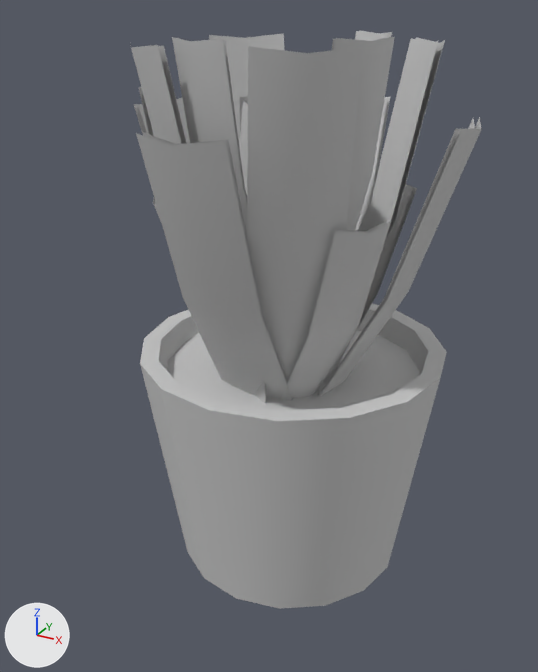
One commit to the FBX model Assets/@Hikka/CustomMeshes/plant/plant.fbx: the scene before it, then after it.
Camera for both pictures: a 50 mm lens placed at (1.42, -2.65, 2.39), pointed at (0.0, -0.07, 1.1). Lighting does not change. The marker at lower left points along +X, +Y and +Z. Where no turn or scale is listed for an object, it has been applied to the vertices.

The scene before the commit, as lines of its bpy script (objects in view):
```python
mat_plant = principled_material('plant')
mat_plant.base_color = (0.588, 0.588, 0.588)  # light grey #cacaca
mat_plant.roughness = 0.859
me_mesh = bpy.data.meshes.new('Mesh')
me_mesh.from_pydata(...)  # 64 vertices, 63 faces; spans x -0.612..0.73, y -0.63..0.712, z 0.003..1.031
me_mesh.materials.append(mat_plant)  # light grey #cacaca
me_mesh_001 = bpy.data.meshes.new('Mesh.001')
me_mesh_001.from_pydata(...)  # 396 vertices, 176 faces; spans x -0.65..0.78, y -0.75..0.73, z 0.72..2.31
me_mesh_001.materials.append(mat_plant)  # light grey #cacaca
ob_leaves = bpy.data.objects.new('leaves', me_mesh_001)
ob_leaves.location = (0.0, 0.0, 0.0)
ob_pot = bpy.data.objects.new('pot', me_mesh)
ob_pot.location = (0.0, 0.0, 0.0)
```
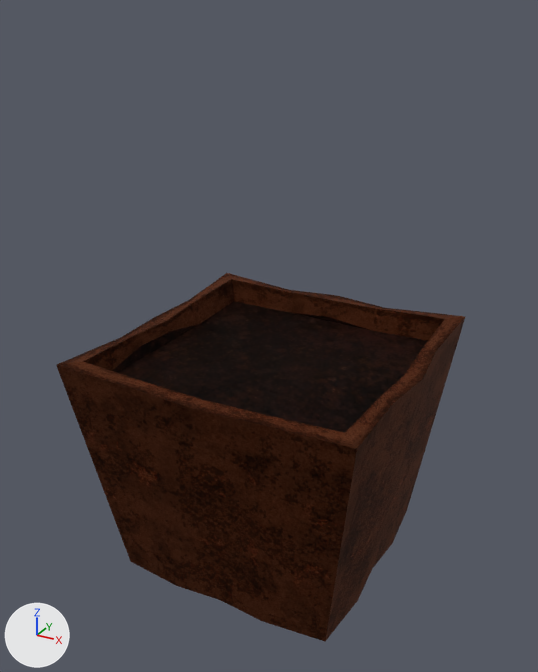
Location of each change, [x1, y1, x2, y2] in pixels of the pictures (538 x 672 px):
'pot', surface changed, reshaped (grey to brown, 33% wider, 20% taller): before [140, 303, 447, 609]; after [56, 273, 465, 641]
'leaves', deleted: before [130, 30, 482, 403]

What changed in the scene script:
```text
Add img_plant_plant_albedotransparency_png:
    img_plant_plant_albedotransparency_png = load_image('plant_plant_AlbedoTransparency.png', 'Textures/plant_plant_AlbedoTransparency.png', 1024, 1024, 'sRGB')
Change mat_plant:
    remove mat_plant.base_color = (0.588, 0.588, 0.588)  # light grey #cacaca
    add mat_plant.texture = img_plant_plant_albedotransparency_png  # with its transparency
    mat_plant.metallic: 0.0 -> 1.0
Change me_mesh:
    used by ob_pot; location = (0.0, 0.0, 0.0)
    remove me_mesh.from_pydata(...)  # 64 vertices, 63 faces; spans x -0.612..0.73, y -0.63..0.712, z 0.003..1.031
    add me_mesh.from_pydata(...)  # 64 vertices, 63 faces; spans x -0.671..0.671, y -0.675..0.667, z 0.0..1.065
    me_mesh part 1: 64 of 64 vertices moved; they spanned x -0.612..0.73, y -0.63..0.712, z 0.003..1.031 and now span x -0.671..0.671, y -0.675..0.667, z 0.0..1.065; mean shift (-0.059, -0.044, 0.014); largest move (-0.415, -0.434, 1.031) -> (-0.661, -0.664, 1.065)
Remove ob_leaves:
    ob_leaves = bpy.data.objects.new('leaves', me_mesh_001)
    ob_leaves.location = (0.0, 0.0, 0.0)
```
